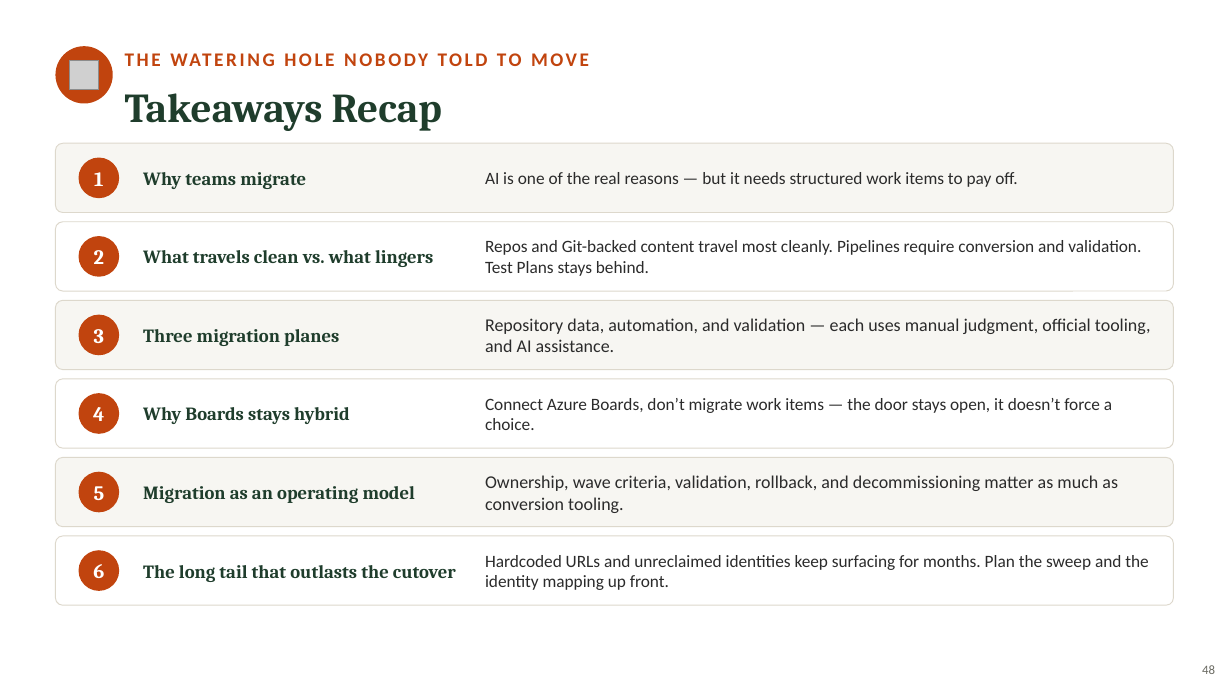
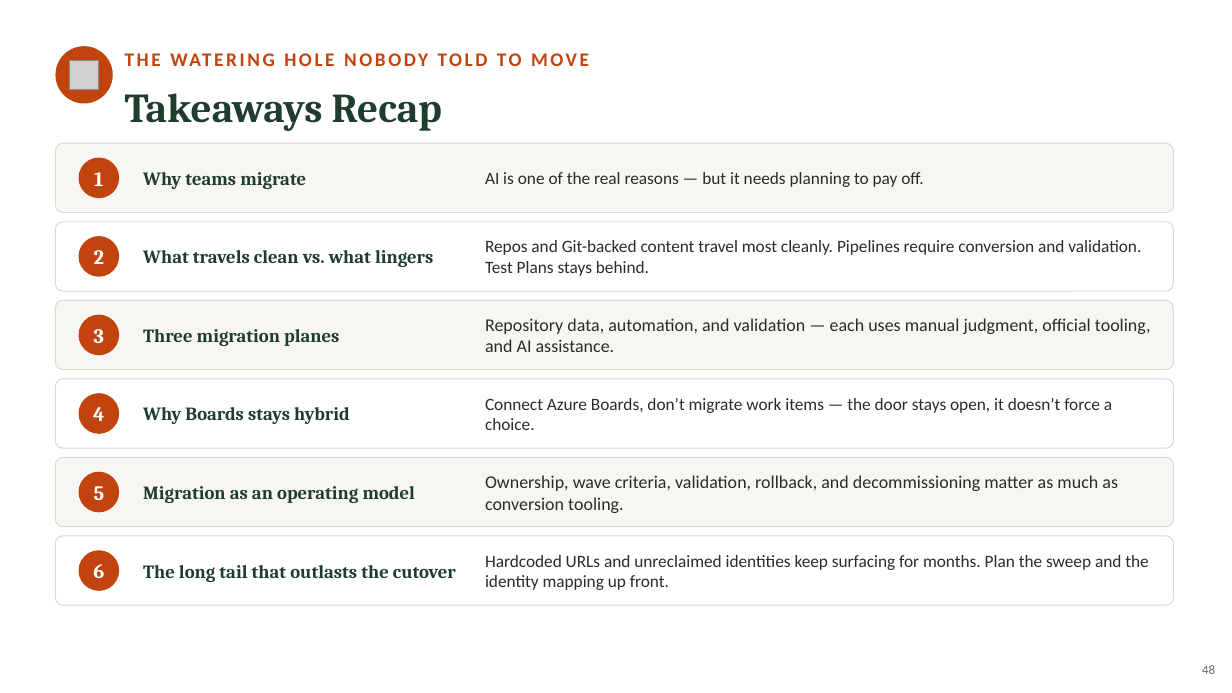
Before and after one commit to neumann1990/Azure_DevOps_To_GitHub, a slide deck: slide 48 of presentation/azure-devops-to-github-the-great-migration-FULL-DECK.pptx. Drawn at 1232x693 pixels with LibreOffice and Linux fonts; fonts in the diff are those of the drawing; grey boxes stand for pictures. Boxes give left, top, right and bottom in pixels: in the first picture for what was removed or moved away, otherwise in the second. Text is boxed around its words. In the diff, an @@ line names an element or a change of style, - is before the commit and + after.

```diff
--- a/presentation/azure-devops-to-github-the-great-migration-FULL-DECK.pptx
+++ b/presentation/azure-devops-to-github-the-great-migration-FULL-DECK.pptx
@@ text at (485,172,923,187): text changed @@
-AI is one of the real reasons — but it needs structured work items to pay off.
+AI is one of the real reasons — but it needs planning to pay off.
```
Also in this commit, not shown: 10 other slides changed.
